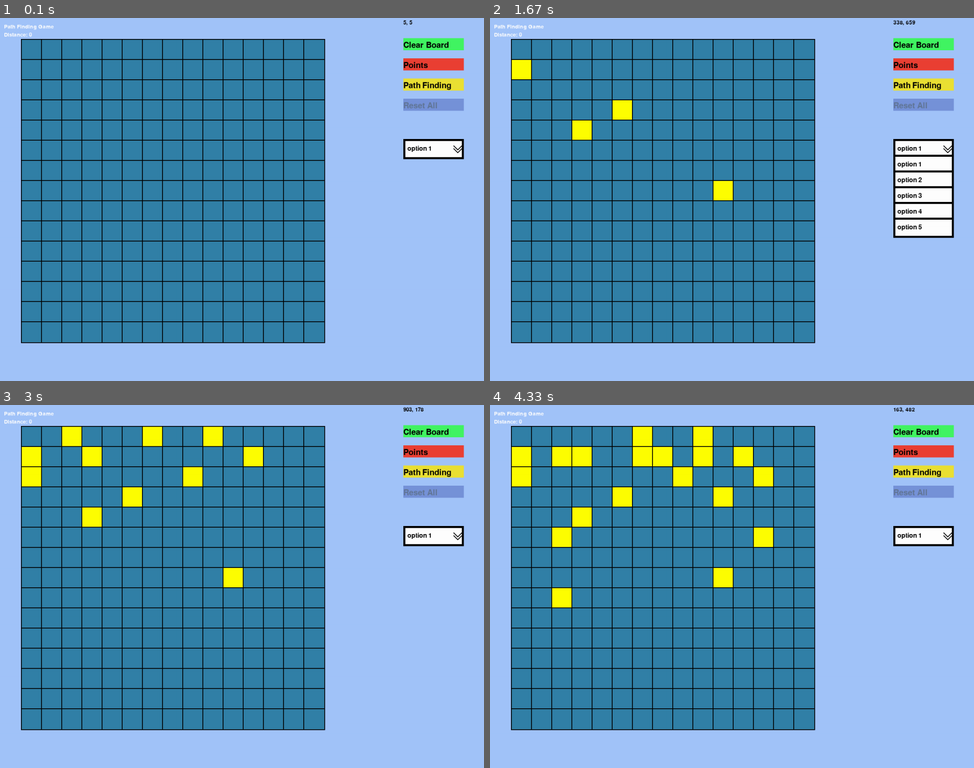
Above: before the commit, frames 1-4 (two rows, left to right).
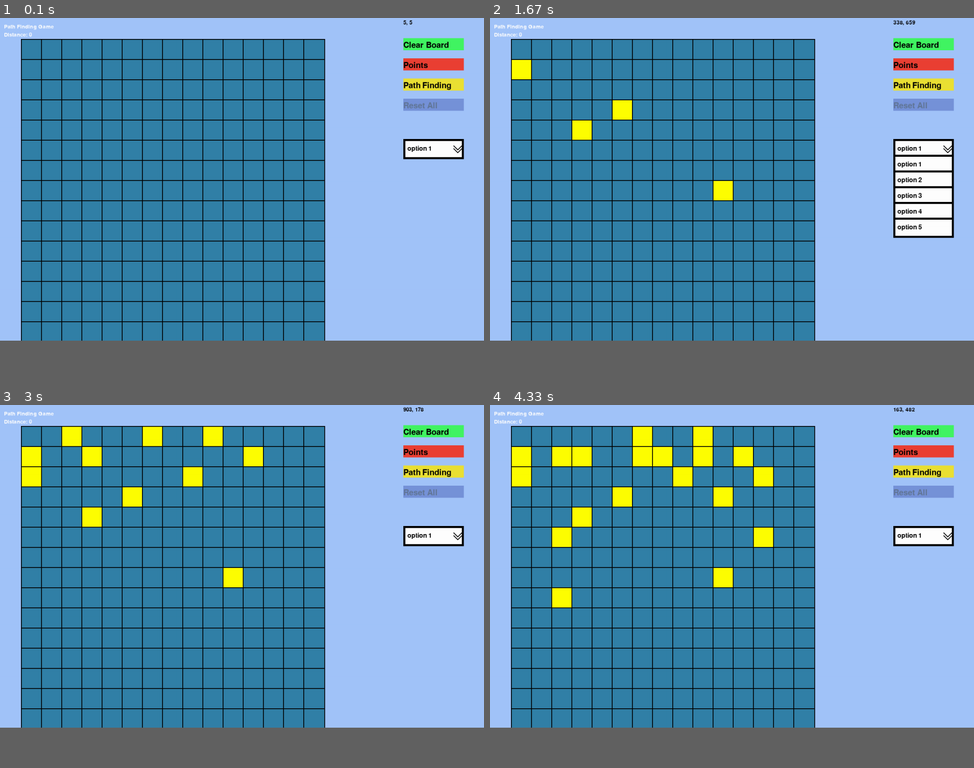
Above: after the commit, the same moments.

Repository: JonathanChan1234/Path-Finding-Python
Game: pygame game, started from ui/PathFindingGame.py
Same seed, same stepped clock (60 frames per second), same inputs: the game is played once before the commit and once after it.
Inputs (mouse positions are in pixels of both pictures, inside the frame that each line leads up to):
- Up to frame 1 (0.1 s): no input
- Up to frame 2 (1.67 s): press the mouse at (664, 90) at 0.37 s; move the mouse to (620, 108) at 0.47 s; release the mouse at (581, 130) at 0.6 s; press the mouse at (664, 90) at 0.7 s; move the mouse to (635, 76) at 0.8 s; release the mouse at (606, 61) at 0.93 s; press the mouse at (523, 68) at 1.03 s; move the mouse to (717, 184) at 1.13 s; release the mouse at (915, 301) at 1.27 s; press the mouse at (949, 148) at 1.37 s; move the mouse to (785, 217) at 1.47 s; release the mouse at (625, 282) at 1.6 s
- Up to frame 3 (3 s): press the mouse at (459, 535) at 1.7 s; move the mouse to (314, 492) at 1.8 s; release the mouse at (174, 448) at 1.93 s; press the mouse at (91, 455) at 2.03 s; move the mouse to (256, 448) at 2.13 s; release the mouse at (421, 444) at 2.27 s; press the mouse at (72, 437) at 2.37 s; move the mouse to (145, 441) at 2.47 s; release the mouse at (217, 444) at 2.6 s; press the mouse at (33, 477) at 2.7 s; move the mouse to (198, 477) at 2.8 s; release the mouse at (363, 477) at 2.93 s
- Up to frame 4 (4.33 s): press the mouse at (664, 455) at 3.03 s; move the mouse to (717, 503) at 3.13 s; release the mouse at (770, 546) at 3.27 s; press the mouse at (562, 437) at 3.37 s; move the mouse to (596, 506) at 3.47 s; release the mouse at (630, 579) at 3.6 s; press the mouse at (644, 455) at 3.7 s; move the mouse to (698, 466) at 3.8 s; release the mouse at (756, 473) at 3.93 s; press the mouse at (562, 455) at 4.03 s; move the mouse to (557, 528) at 4.13 s; release the mouse at (557, 597) at 4.27 s
The window is 900x675 before the commit and 900x600 after it. Grey fills any space a smaller window leaves; there, only what the larger window draws over its background counts as a difference.

The runs differ from the first frame. In frame 1, 0.5% of the frame differs, in the area x 4-68%, y 88-90%; in frame 2, 0.5%; in frame 3, 0.5%; in frame 4, 0.5%.

Commit message:
add heap priority queue

Diff:
--- /dev/null
+++ b/algorithm/PriorityHeapQueue.py
@@ -0,0 +1,69 @@
+# Priority Queue implementation in heap tree (min-heap)
+
+import math
+from typing import List, TypeVar, Callable
+
+T = TypeVar('T')
+
+
+class PriorityHeapQueue:
+    def __init__(self, elements: List[T], comparator: Callable[[T, T], int]):
+        self.queue: List[T] = elements
+        self.comparator: Callable[[T, T], int] = comparator
+        # heapify the entire tree
+        for index in reversed(range(math.ceil(len(self.queue) / 2) - 1)):
+            self.heapify(index)
+
+    def insert(self, element: T):
+        self.queue.append(element)
+        self.insertion_heapify(len(self.queue) - 1)
+
+    def pop(self):
+        self.swap(0, len(self.queue) - 1)
+        element = self.queue.pop()
+        self.heapify(0)
+        return element
+
+    # heapify after insertion
+    # check if the parent node is smaller than the inserted node
+    # if yes, keep heapify the parent node until the parent node is larger than the child node
+    def insertion_heapify(self, index: int):
+        parent_node = math.floor((index - 1) / 2)
+        if parent_node < 0:
+            return
+        if self.comparator(self.queue[parent_node], self.queue[index]) < 0:
+            self.swap(parent_node, index)
+            self.insertion_heapify(parent_node)
+
+    def heapify(self, index: int):
+        smallest = index
+        left_node = index * 2 + 1
+        right_node = index * 2 + 2
+        if left_node < len(self.queue) and self.comparator(self.queue[left_node], self.queue[smallest]) < 0:
+            smallest = left_node
+        if right_node < len(self.queue) and self.comparator(self.queue[right_node], self.queue[smallest]) < 0:
+            smallest = right_node
+        if index != smallest:
+            self.swap(index, smallest)
+            self.heapify(smallest)
+
+    def swap(self, first: int, second: int):
+        temp: T = self.queue[first]
+        self.queue[first] = self.queue[second]
+        self.queue[second] = temp
+
+    def queue_debug(self):
+        for index in range(len(self.queue)):
+            print(self.queue[index])
+
+
+def comparator(i: int, j: int) -> int:
+    return i - j
+
+
+if __name__ == '__main__':
+    priority_queue = PriorityHeapQueue([20, 14, 3, 1, 11, 7], comparator)
+    priority_queue.queue_debug()
+    priority_queue.insert(6)
+    priority_queue.insert(5)
+    priority_queue.queue_debug()
--- a/ui/PathFindingGame.py
+++ b/ui/PathFindingGame.py
@@ -10,7 +10,7 @@
 from ui_utility.UIText import UIText
 
 WINDOW_WIDTH = 1200
-WINDOW_HEIGHT = 900
+WINDOW_HEIGHT = 800
 BACKGROUND_COLOR = (162, 196, 250)
 FPS = 60
 
